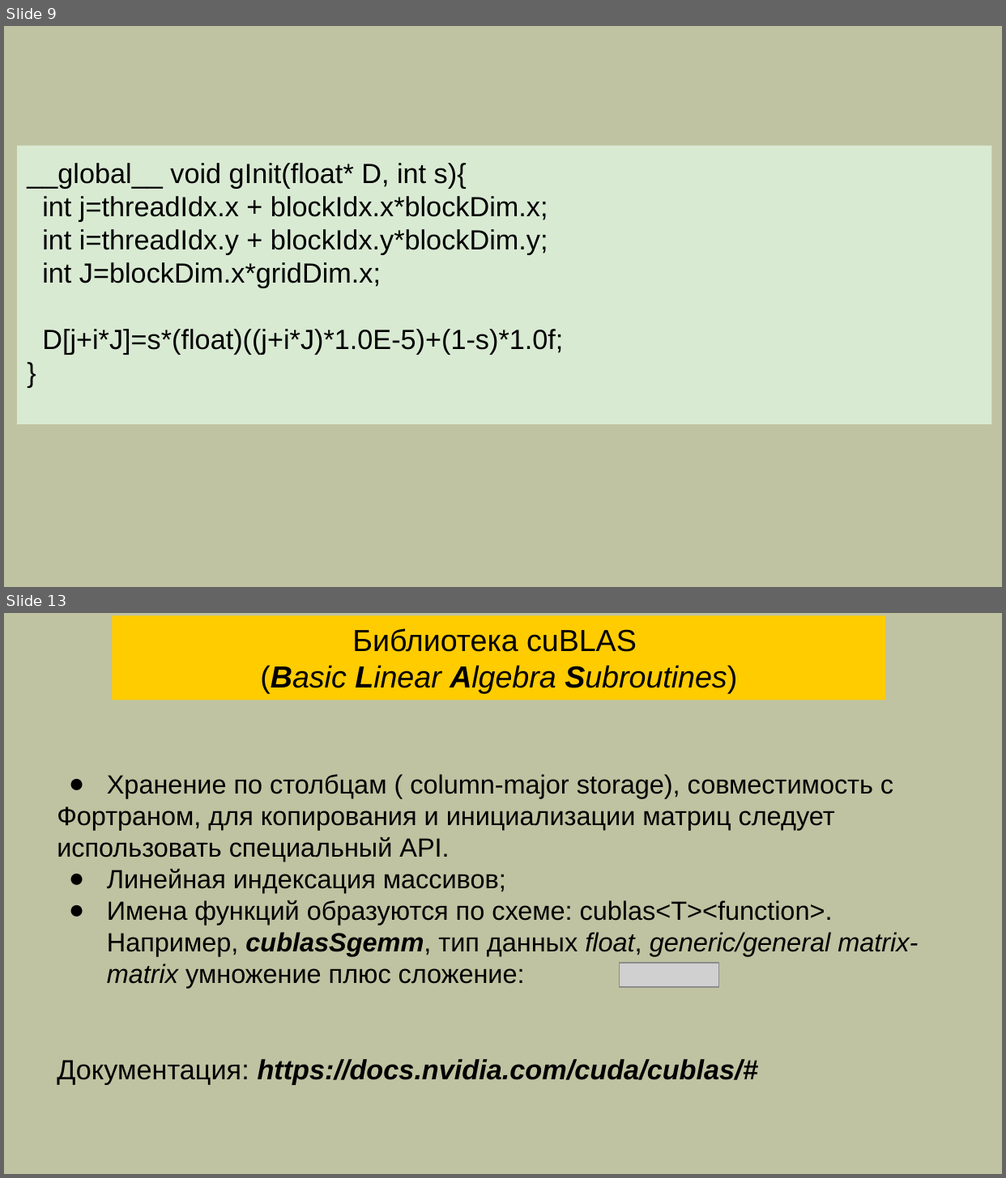
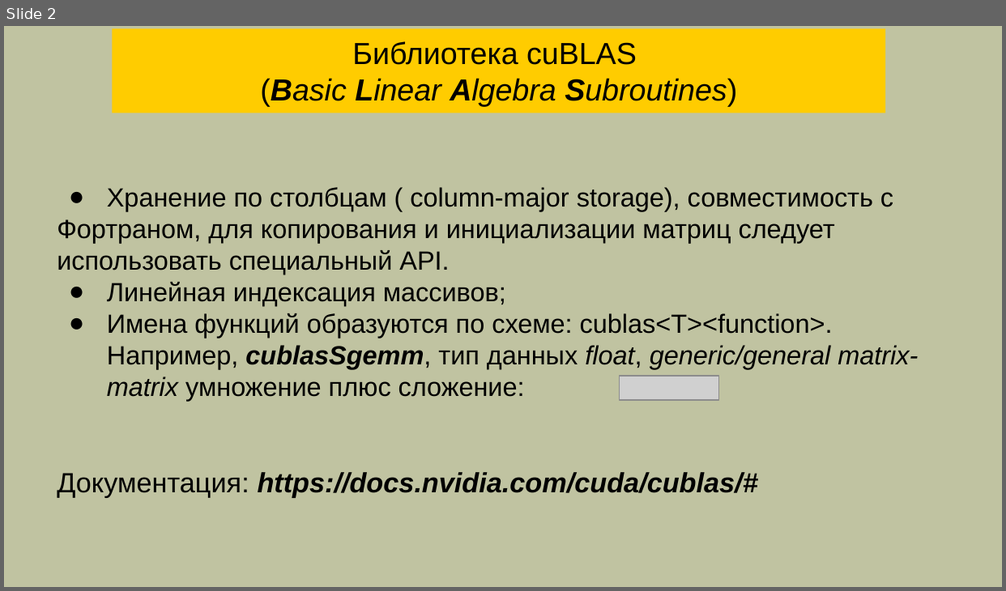
Before and after one commit to mlkv52/sibsutis_cuda_bachelors-2025, a slide deck: Лекции/pptx/Лекция13-ПГП-2025.pptx. Shown one above the other, each under a label of ours: slides 9 and 13 before the commit, slide 2 after it; the slides between them are not shown. The pictures are 1006x1178 and 1006x591 pixels, drawn with LibreOffice and Linux fonts; fonts in the diff are those of the drawing; grey boxes stand for pictures; background and template pictures are left out. Boxes give left, top, right and bottom in pixels: in the first picture for what was removed or moved away, otherwise in the second. Text is boxed around its words. In the diff, an @@ line names an element or a change of style, - is before the commit and + after.

```diff
--- a/Лекции/pptx/Лекция13-ПГП-2025.pptx
+++ b/Лекции/pptx/Лекция13-ПГП-2025.pptx
@@ slide 9 removed at (4, 26, 1002, 587), background #C0C3A1 @@
@@ rectangle removed at (17, 146, 992, 425) @@
-__global__ void gInit(float* D, int s){
-int j=threadIdx.x + blockIdx.x*blockDim.x;
-int i=threadIdx.y + blockIdx.y*blockDim.y;
-int J=blockDim.x*gridDim.x;
-D[j+i*J]=s*(float)((j+i*J)*1.0E-5)+(1-s)*1.0f;
-}
@@ what was slide 13 is now slide 2 @@
```
Also in this commit, not shown: 1 slide changed, 10 other slides removed, 1 other file.
